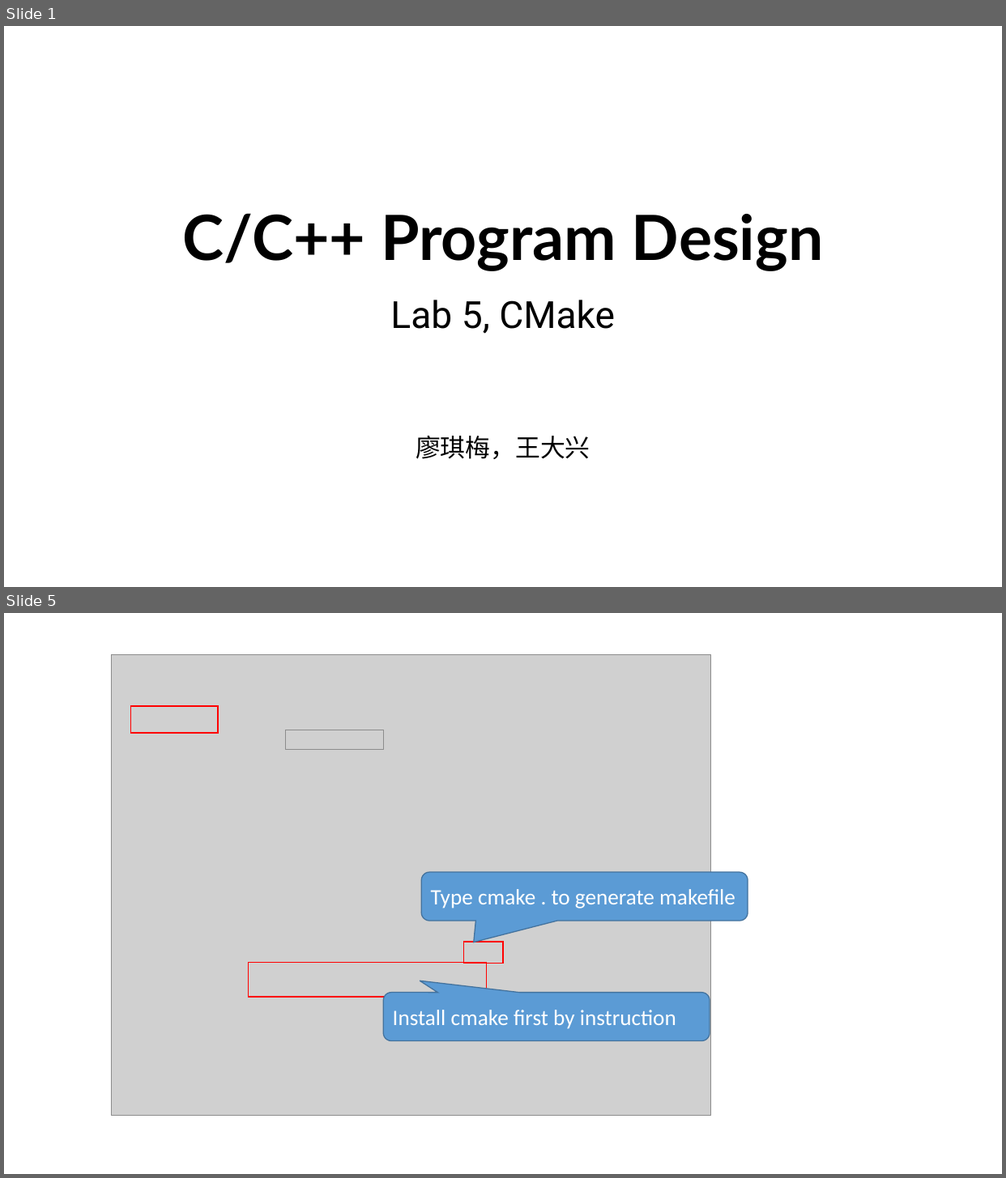
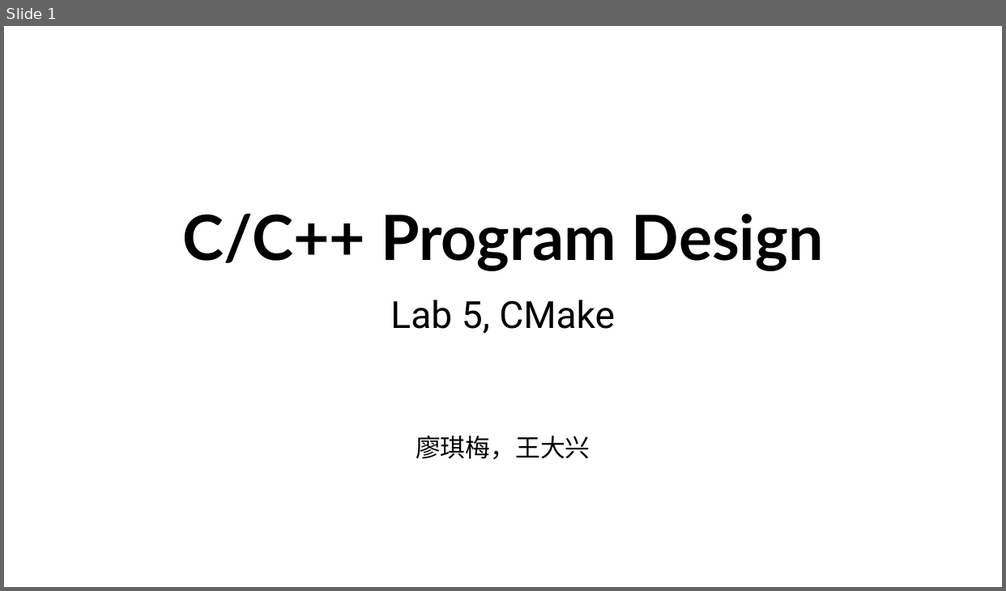
Before and after one commit to ShiqiYu/CPP, a slide deck: week05/Lab05.pptx. Shown one above the other, each under a label of ours: slides 1 and 5 before the commit, slide 1 after it; the slides between them are not shown. The pictures are 1006x1178 and 1006x591 pixels, drawn with LibreOffice and Linux fonts; fonts in the diff are those of the drawing; grey boxes stand for pictures; background and template pictures are left out. Boxes give left, top, right and bottom in pixels: in the first picture for what was removed or moved away, otherwise in the second. Text is boxed around its words. In the diff, an @@ line names an element or a change of style, - is before the commit and + after.

```diff
--- a/week05/Lab05.pptx
+++ b/week05/Lab05.pptx
@@ slide 5 removed at <box>4,613,1002,1174</box>, background #FFFFFF @@
@@ picture removed at <box>111,654,710,1115</box> @@
@@ rectangle removed at <box>130,706,217,733</box> @@
@@ picture removed at <box>286,730,384,749</box> @@
@@ rounded speech box removed at <box>422,872,748,921</box> @@
-Type cmake . to generate makefile
@@ rectangle removed at <box>463,942,503,964</box> @@
@@ rectangle removed at <box>248,963,487,997</box> @@
@@ rounded speech box removed at <box>384,993,710,1041</box> @@
-Install cmake first by instruction
```
Also in this commit, not shown: 13 slides changed, 3 slides added, 3 other slides removed, 1 other file.
